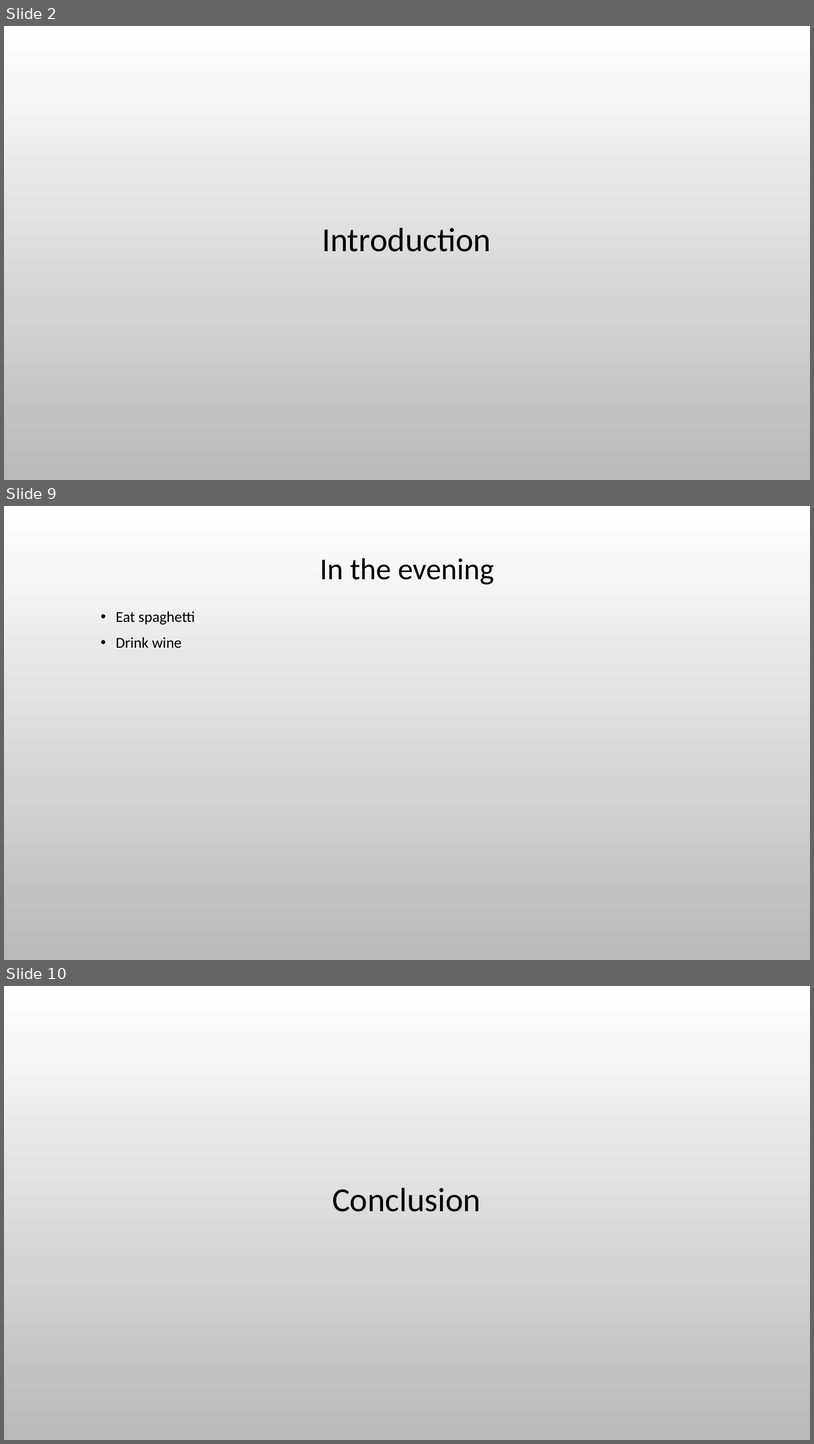
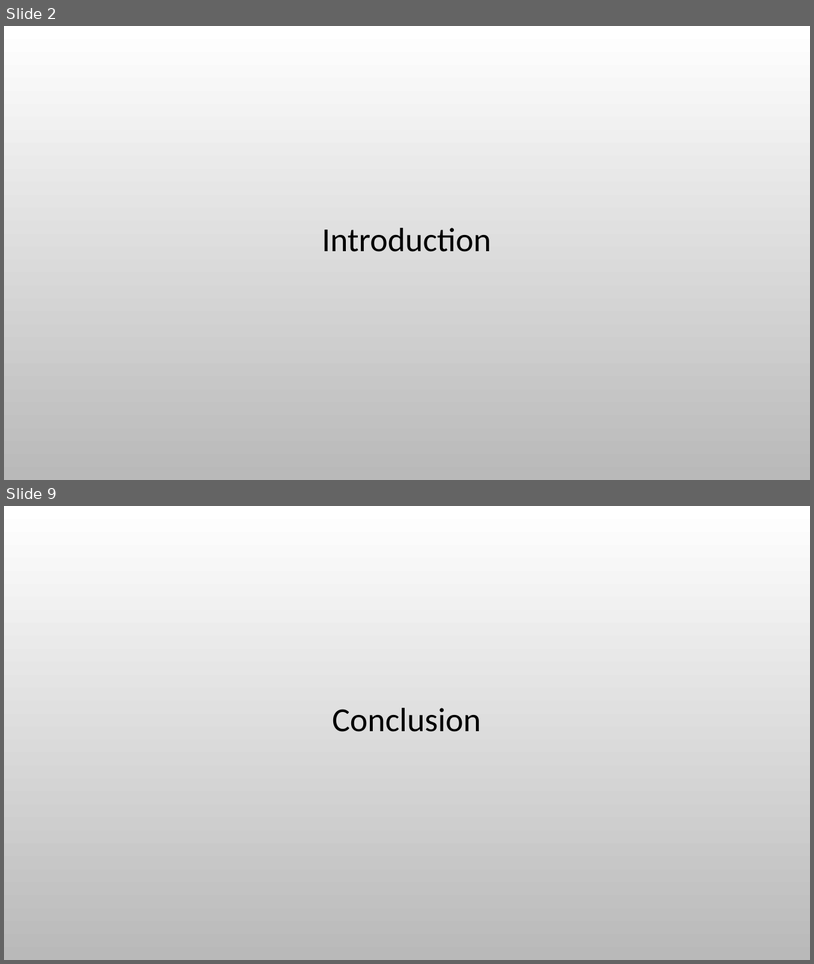
Before and after one commit to ted-dunstone/reports, a slide deck: simple/presentation.pptx. Shown one above the other, each under a label of ours: slides 2, 9 and 10 before the commit, slides 2 and 9 after it; the slides between them are not shown. The pictures are 814x1444 and 814x964 pixels, drawn with LibreOffice and Linux fonts; fonts in the diff are those of the drawing; background and template pictures are left out. Boxes give left, top, right and bottom in pixels: in the first picture for what was removed or moved away, otherwise in the second. Text is boxed around its words. In the diff, an @@ line names an element or a change of style, - is before the commit and + after.

```diff
--- a/simple/presentation.pptx
+++ b/simple/presentation.pptx
@@ slide 9 removed at (4, 506, 810, 960), background picture (left out) @@
@@ title removed at (320, 558, 494, 585) @@
-In the evening
@@ text removed at (116, 611, 195, 648) @@
-  • Eat spaghetti
-  • Drink wine
@@ what was slide 10 is now slide 9 @@
```
Also in this commit, not shown: 2 slides changed, 6 slides added, 11 other slides removed, 35 other files.
